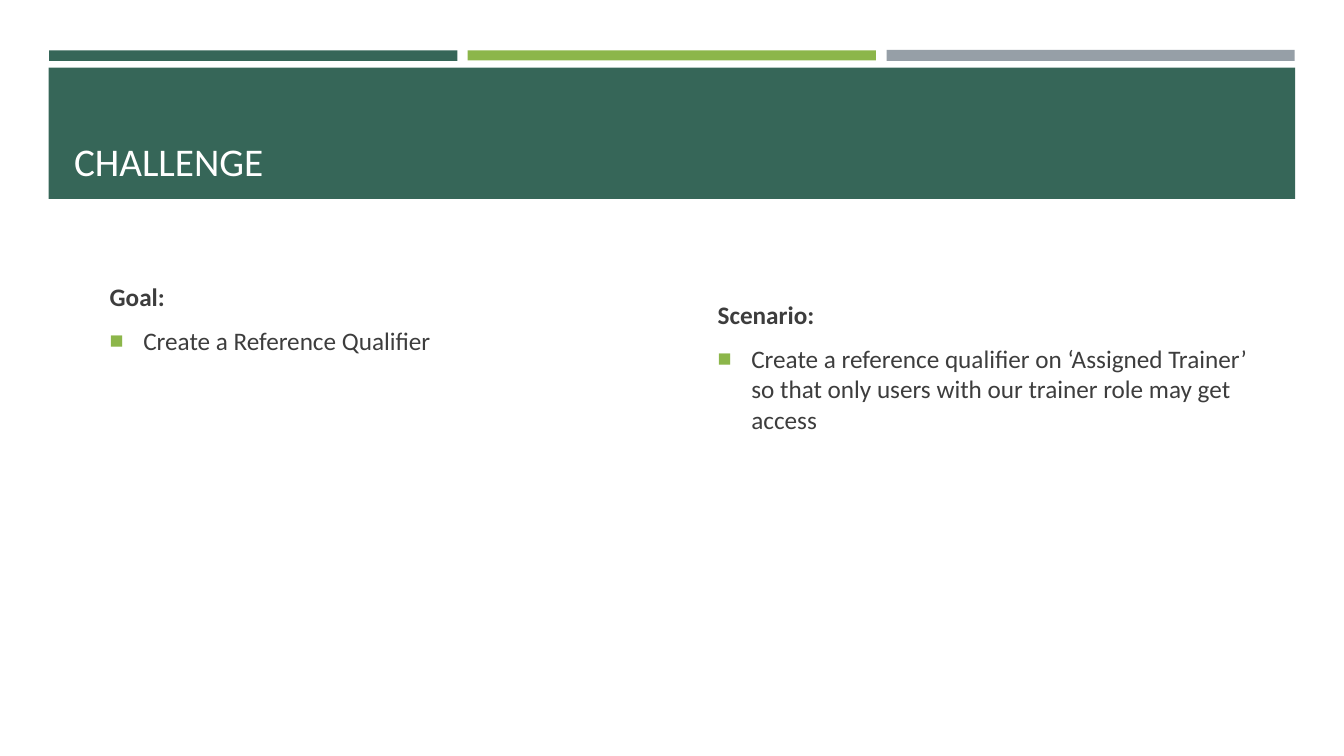
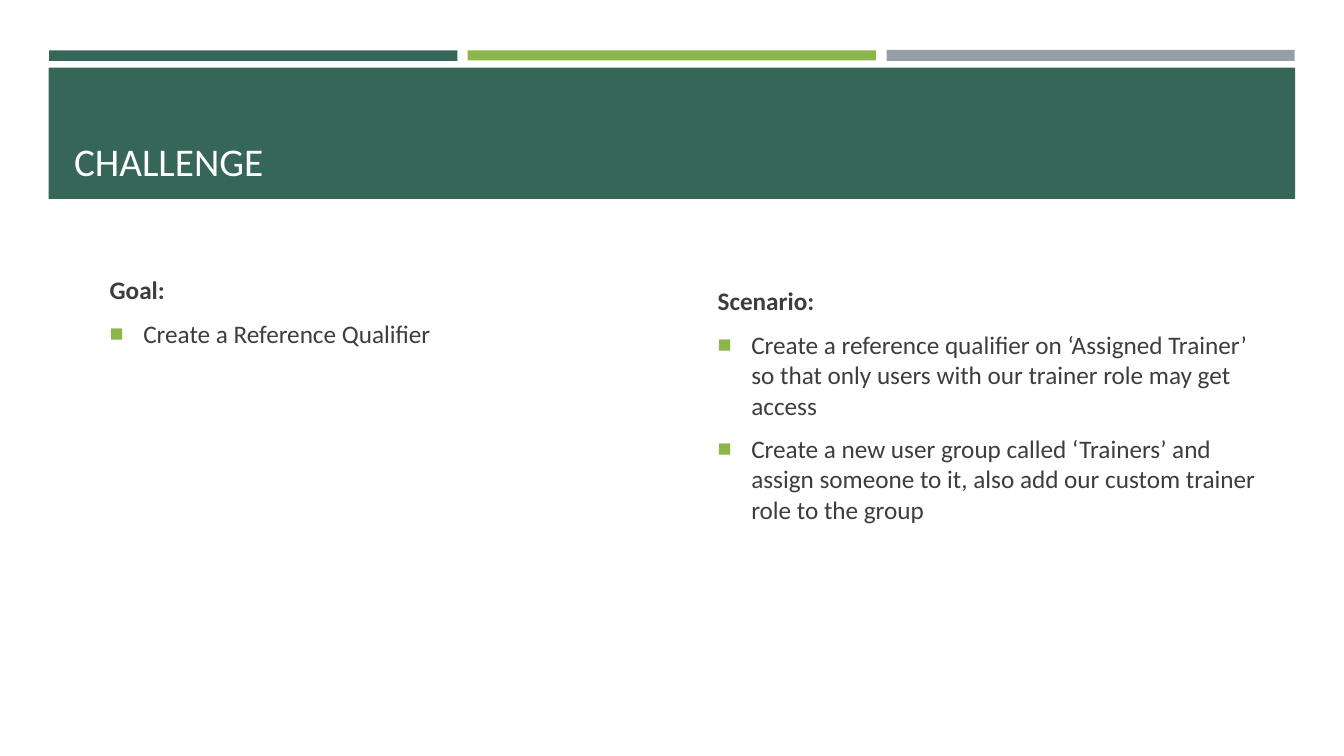
Before and after one commit to e-m-wilson/SNOW, a slide deck: slide 14 of Week_4/Database_Management_&_Platform_Security.pptx (slide 13 before the commit). Drawn at 1344x756 pixels with LibreOffice and Linux fonts; fonts in the diff are those of the drawing. Boxes give left, top, right and bottom in pixels: in the first picture for what was removed or moved away, otherwise in the second. Text is boxed around its words. In the diff, an @@ line names an element or a change of style, - is before the commit and + after.

```diff
--- a/Week_4/Database_Management_&_Platform_Security.pptx
+++ b/Week_4/Database_Management_&_Platform_Security.pptx
@@ text "Goal:": place and size @@
-text "Goal:" at (110,288,430,354)
+text "Goal:" at (110,281,430,347)
@@ text at (751,440,1255,524): paragraph added @@
+■ Create a new user group called ‘Trainers’ and assign someone to it, also add our custom trainer role to the group
```
Also in this commit, not shown: 3 other slides changed, 14 slides added, 4 other files.
